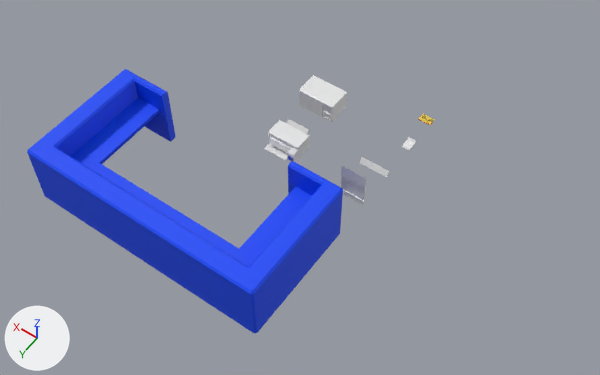
The FBX model Assets/Master/FBXs/faculty_office.fbx, before and after one commit.
One viewpoint serves both versions: a 50 mm lens placed at (-5.39, 6.01, 15.09), pointed at (1.29, -3.34, 0.38). The axes (+X, +Y, +Z) are drawn at lower left. The lights are the same throughout. The first picture is the older version. Where no turn or scale is listed for an object, it has been applied to the vertices.

In view in the first picture: 'msh_AirConditioner', 'msh_Calendar', 'msh_InformationDesk', 'msh_NamePlate', 'msh_Printer', 'msh_Puncher' and 1 more.
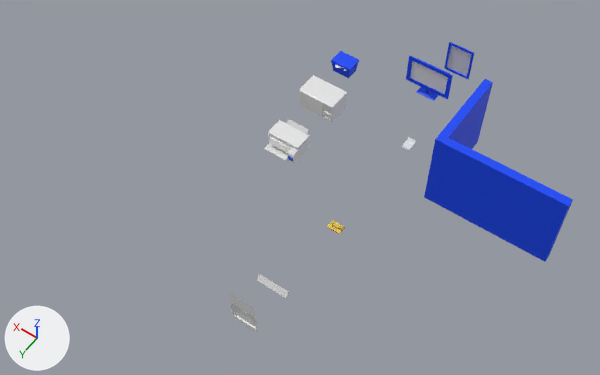
The newer file is also turned or shifted as a whole; pictures and numbers use the older file's frame.

The change, as a list of edits to the scene's bpy script:
```text
Change mat_material:
    mat_material.base_color: (0.0, 0.0623, 0.943) -> (0.8, 0.8, 0.8)  # blue #0047f9 -> white #e7e7e7
Change mat_material_001:
    mat_material_001.base_color: (1.0, 0.000776, 0.0) -> (0.0, 0.0623, 0.943)  # red #ff0300 -> blue #0047f9
Change me_cylinder:
    used by ob_msh_nameplate; location = (0.0, -5.0, 0.0); rotation_euler = (-1.571, 0.0, 1.571), in degrees (-90, 0, 90); scale = (-1.0, -1.0, -1.0)
    remove me_cylinder.from_pydata(...)  # 6 vertices, 5 faces; spans x 0.0..0.171, y 0.0..0.148, z 0.0..0.754
    add me_cylinder.from_pydata(...)  # 6 vertices, 5 faces; spans x -0.171..0.0, y -0.148..0.0, z -0.754..0.0
    me_cylinder part 2
    5 vertices are removed from x 0.0..0.171, y 0.0..0.148, z 0.0..0.754
    5 faces are deleted
    5 vertices are added at (-0.085, -0.148, 0.0), (-0.085, -0.148, -0.754), (-0.171, 0.0, 0.0), (-0.171, 0.0, -0.754), (0.0, 0.0, -0.754)
    5 new faces join them
Change me_plane_004:
    used by ob_msh_calendar; location = (0.0, -4.0, 0.0); rotation_euler = (-1.571, 0.0, -3.142), in degrees (-90, 0, -180); scale = (-0.315, -0.315, -0.315)
    remove me_plane_004.from_pydata(...)  # 12 vertices, 7 faces; spans x 0.0..2.0, y 0.0..3.1, z -0.1..0.0
    add me_plane_004.from_pydata(...)  # 12 vertices, 7 faces; spans x -0.63..0.0, y -0.98..0.0, z 0.0..0.03
    me_plane_004 part 1: 11 of 12 vertices moved; they spanned x 0.0..2.0, y 0.0..3.1, z -0.1..0.0 and now span x -0.63..0.0, y -0.98..0.0, z 0.0..0.03; mean shift (-1.43, -1.89, 0.05); largest move (2.0, 3.1, 0.0) -> (-0.63, -0.98, 0.0)
Change me_plane_005:
    used by ob_msh_puncher; location = (0.0, -7.0, 0.0); rotation_euler = (-1.571, 0.0, -3.142), in degrees (-90, 0, -180); scale = (-1.0, -1.0, -1.0)
    remove me_plane_005.from_pydata(...)  # 64 vertices, 67 faces; spans x 0.0..0.334, y 0.0..0.122, z -0.218..0.0
    remove me_plane_005.materials.append(mat_material_001)  # red #ff0300
    add me_plane_005.from_pydata(...)  # 64 vertices, 67 faces; spans x -0.334..0.0, y -0.122..0.0, z 0.0..0.218
    me_plane_005 part 3: 63 vertices removed from x 0.0..0.334, y 0.0..0.122, z -0.218..0.0; 63 vertices added at x -0.334..0.0, y -0.122..0.0, z 0.0..0.218
    add me_plane_005.materials.append(mat_material_003)  # red #ff0300
Add me_cube_002:
    me_cube_002.from_pydata([(-3.0, -0.2, 0.0), (-3.0, -0.2, 2.0), (-3.0, 0.0, 0.0), (-3.0, 0.0, 2.0), (0.0, 0.0, 0.0), (0.0, 0.0, 2.0), (-0.2, -0.2, 0.0), (-0.2, -0.2, 2.0), (0.0, -2.2, 2.0), (0.0, -2.2, 0.0), (-0.2, -2.2, 0.0), (-0.2, -2.2, 2.0)], [], [(0, 1, 3, 2), (6, 7, 1, 0), (5, 3, 1, 7), (5, 7, 11, 8), (2, 3, 5, 4), (9, 8, 11, 10), (4, 5, 8, 9), (7, 6, 10, 11)])
    me_cube_002.materials.append(mat_material_001)  # blue #0047f9
Change ob_msh_nameplate:
    ob_msh_nameplate.location: (0.0, -5.0, 0.0) -> (0.0, -1.03, 0.0)
    ob_msh_nameplate.scale: (-1.0, -1.0, -1.0) -> (1.0, 1.0, 1.0)
Remove ob_msh_informationdesk:
    ob_msh_informationdesk = bpy.data.objects.new('msh_InformationDesk', me_plane_007)
Change ob_msh_calendar:
    ob_msh_calendar.scale: (-0.315, -0.315, -0.315) -> (1.0, 1.0, 1.0)
    ob_msh_calendar.location: (0.0, -4.0, 0.0) -> (0.0, -0.03, 0.0)
    ob_msh_calendar.rotation_euler: (-1.571, 0.0, -3.142) -> (-1.571, 0.0, 3.142)  # degrees (-90, 0, -180) -> degrees (-90, 0, 180)
Change ob_msh_puncher:
    ob_msh_puncher.scale: (-1.0, -1.0, -1.0) -> (1.0, 1.0, 1.0)
    ob_msh_puncher.location: (0.0, -7.0, 0.0) -> (0.0, -3.03, 0.0)
    ob_msh_puncher.rotation_euler: (-1.571, 0.0, -3.142) -> (-1.571, 0.0, 3.142)  # degrees (-90, 0, -180) -> degrees (-90, 0, 180)
Add ob_msh_storagebox:
    ob_msh_storagebox = bpy.data.objects.new('msh_StorageBox', me_cube_003)  # 93 vertices, 86 faces; spans x -0.531..0.043, y -0.077..0.508, z 0.0..0.37; in mat_material_001 (blue #0047f9), mat_material_005 (white #e7e7e7)
    ob_msh_storagebox.location = (3.0, -7.59, 0.0)
Add ob_msh_pictureframe:
    ob_msh_pictureframe = bpy.data.objects.new('msh_PictureFrame', me_plane_001)  # 16 vertices, 13 faces; spans x 0.0..0.7, y 0.0..0.03, z 0.0..0.9; in mat_material_001 (blue #0047f9), mat_material_007 (white #e7e7e7)
    ob_msh_pictureframe.location = (0.0, -8.97, 0.0)
Add ob_msh_flatmonitor:
    ob_msh_flatmonitor = bpy.data.objects.new('msh_FlatMOnitor', me_plane)  # 40 vertices, 37 faces; spans x 0.0..1.2, y -0.268..0.0, z 0.0..1.03; in mat_material_001 (blue #0047f9), mat_material (white #e7e7e7)
    ob_msh_flatmonitor.location = (0.0, -7.77, 0.0)
Add ob_msh_cubiclewall:
    ob_msh_cubiclewall = bpy.data.objects.new('msh_CubicleWall', me_cube_002)
    ob_msh_cubiclewall.location = (-1.0, -5.0, 0.0)
```

Changed parts and their boxes (x1, y1, x2, y2) in the pictures (600 x 375 px):
'msh_InformationDesk', deleted (blue): before (27, 69, 343, 333)
'msh_CubicleWall', added (blue): after (424, 79, 573, 262)
'msh_FlatMOnitor', added: after (406, 56, 453, 101)
'msh_Calendar', reshaped, moved, turned, rescaled: before (341, 166, 366, 205); after (229, 293, 257, 333)
'msh_PictureFrame', added: after (444, 42, 474, 79)
'msh_StorageBox', added: after (331, 51, 359, 78)
'msh_NamePlate', reshaped, moved, rescaled (10% wider, 19% taller): before (360, 157, 390, 177); after (257, 274, 290, 298)
'msh_Puncher', recoloured, reshaped, moved, turned, rescaled: before (418, 114, 435, 125); after (327, 220, 345, 234)
